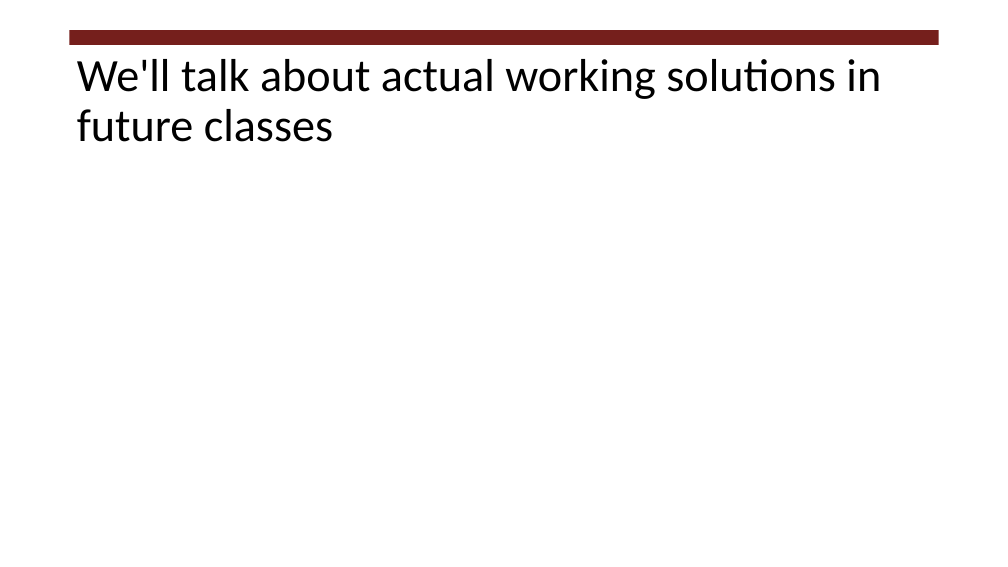
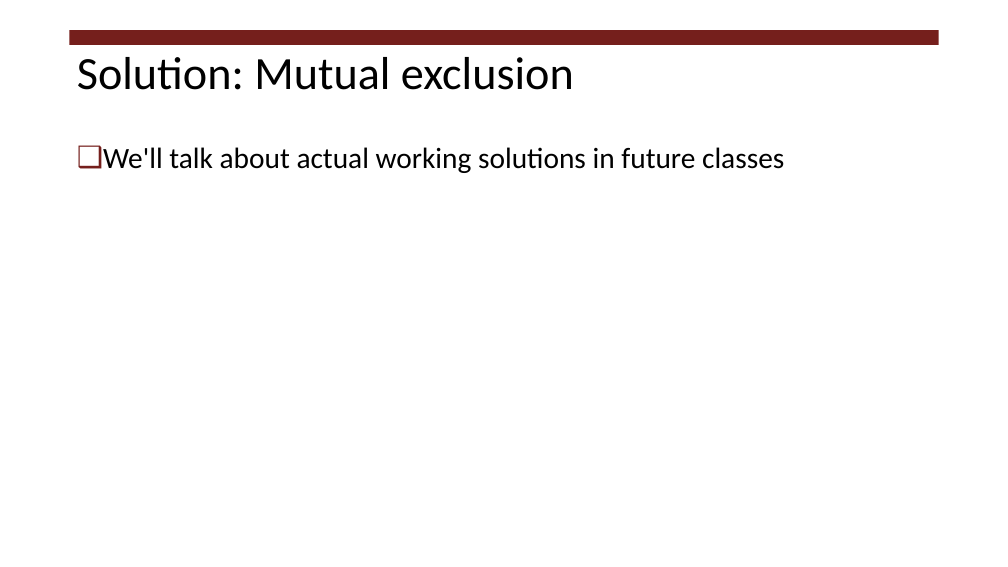
Before and after one commit to RHIT-CSSE/csse332, a slide deck: slide 15 of ClassMaterials/MoreThreads/MoreThreads.pptx. Drawn at 1008x567 pixels with LibreOffice and Linux fonts; fonts in the diff are those of the drawing. Boxes give left, top, right and bottom in pixels: in the first picture for what was removed or moved away, otherwise in the second. Text is boxed around its words. In the diff, an @@ line names an element or a change of style, - is before the commit and + after.

```diff
--- a/ClassMaterials/MoreThreads/MoreThreads.pptx
+++ b/ClassMaterials/MoreThreads/MoreThreads.pptx
@@ title at [77,57,574,90]: text changed @@
-We'll talk about actual working solutions in future classes
+Solution: Mutual exclusion
@@ text added at [103,147,784,173], 28 pt, text #000000 @@
+❑ We'll talk about actual working solutions in future classes
```
Also in this commit, not shown: 6 other slides changed.
